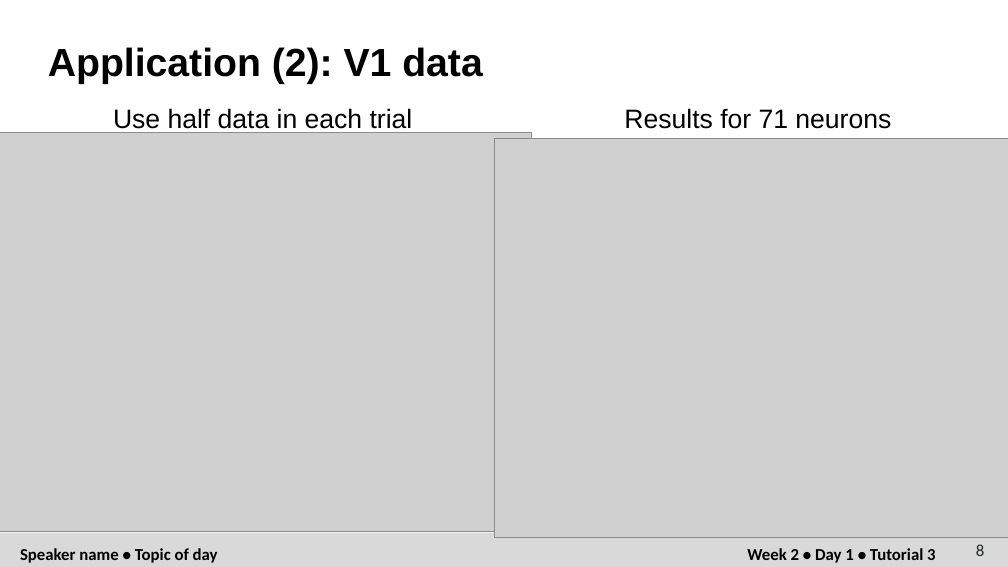
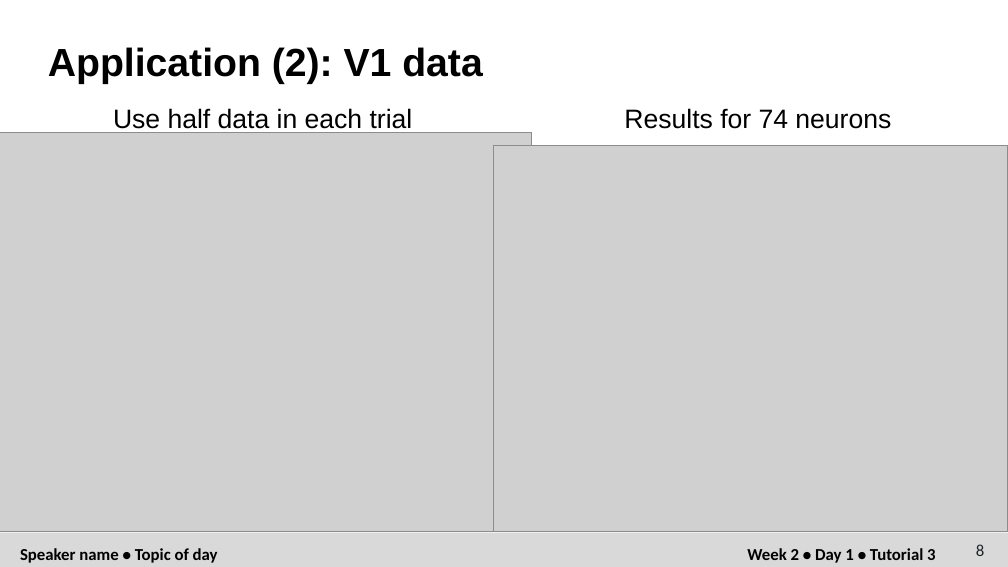
Before and after one commit to weigcdsb/COM_POISSON, a slide deck: slide 8 of documents/NMC/NMC4_splash_slide.pptx. Drawn at 1008x567 pixels with LibreOffice and Linux fonts; fonts in the diff are those of the drawing; grey boxes stand for pictures. Boxes give left, top, right and bottom in pixels: in the first picture for what was removed or moved away, otherwise in the second. Text is boxed around its words. In the diff, an @@ line names an element or a change of style, - is before the commit and + after.

```diff
--- a/documents/NMC/NMC4_splash_slide.pptx
+++ b/documents/NMC/NMC4_splash_slide.pptx
@@ text at bbox=[624, 108, 891, 129]: text changed @@
-Results for 71 neurons
+Results for 74 neurons
@@ picture: place and size @@
-picture at bbox=[495, 138, 1008, 537]
+picture at bbox=[493, 145, 1008, 531]
```
Also in this commit, not shown: 14 other files.
